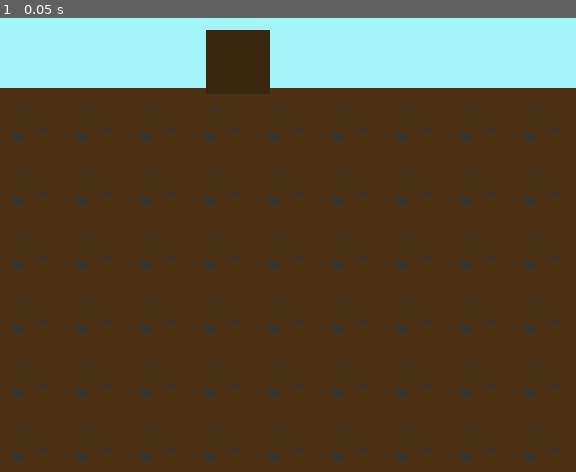
Above: before the commit, frame 1.
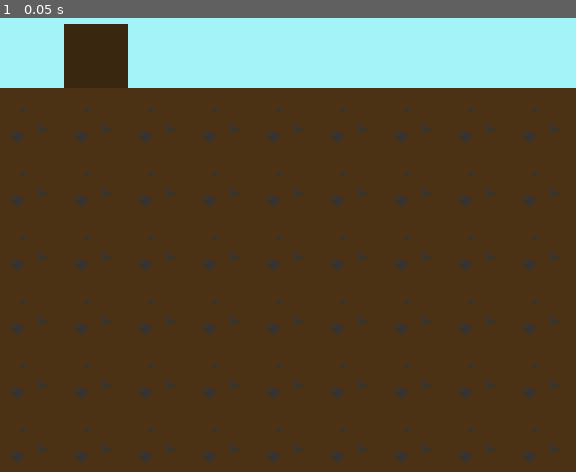
Above: after the commit, the same moment.

Repository: the-alex-g/LD48
Game: Godot game, scene res://Main/Main.tscn
The game is run twice, just before and just after one commit, with the same random seed, the same clock (stepped at 60 frames per second) and the same inputs.
Inputs:
- Up to frame 1 (0.05 s): no input

The runs differ from the first frame. In frame 1, 3.0% of the frame differs, in the area x 11-47%, y 1-16%.

Commit message:
Add drill that mostly works

Diff:
--- a/project/CreatableItems/Drill.gd
+++ b/project/CreatableItems/Drill.gd
@@ -2,6 +2,7 @@
 extends Selectable
 
 # signals
+signal drill(location, drill)
 
 # enums
 
@@ -10,10 +11,12 @@
 # exported variables
 
 # variables
+var _mine_direction := Vector2.ZERO
 
 # onready variables
 onready var _mine_location := $MineLocation
 onready var _mine_direction_handler := $MineDirectionHandler
+onready var _tween := $Tween
 
 
 func _ready()->void:
@@ -32,7 +35,36 @@
 		Vector2.RIGHT:
 			new_direction = 3/4*PI
 	_mine_location.rotation = new_direction
+	_mine_direction = direction
+	_drill()
+	_deselect()
+
+
+func _drill()->void:
+	emit_signal("drill", _mine_location.get_global_transform().origin, self)
 
 
 func _on_Drill_selection_state_changed(selected:bool)->void:
 	_mine_direction_handler.enable(selected)
+
+
+func move()->void:
+	var offset := Vector2.ZERO
+	match _mine_direction:
+		Vector2.UP:
+			offset.y -= 32
+		Vector2.DOWN:
+			offset.y += 32
+		Vector2.RIGHT:
+			offset.x += 32
+		Vector2.LEFT:
+			offset.x -= 32
+	var left_margin := margin_left
+	var right_margin := margin_right
+	var bottom_margin := margin_bottom
+	var top_margin := margin_top
+	_tween.interpolate_property(self, "margin_left", null, left_margin+offset.x, 1.0)
+	_tween.interpolate_property(self, "margin_right", null, right_margin+offset.x, 1.0)
+	_tween.interpolate_property(self, "margin_top", null, top_margin+offset.y, 1.0)
+	_tween.interpolate_property(self, "margin_bottom", null, bottom_margin+offset.y, 1.0)
+	_tween.start()
--- a/project/CreatableItems/Drill.tscn
+++ b/project/CreatableItems/Drill.tscn
@@ -56,5 +56,7 @@
 __meta__ = {
 "_edit_use_anchors_": false
 }
+
+[node name="Tween" type="Tween" parent="."]
 [connection signal="selection_state_changed" from="." to="." method="_on_Drill_selection_state_changed"]
 [connection signal="mine_direction_changed" from="MineDirectionHandler" to="." method="_on_MineDirectionHandler_mine_direction_changed"]
--- a/project/CreatableItems/Selectable.gd
+++ b/project/CreatableItems/Selectable.gd
@@ -30,3 +30,8 @@
 	else:
 		_hovered = false
 		SelectionManager.hovered = null
+
+
+func _deselect()->void:
+	if selected:
+		SelectionManager.deselect()
--- a/project/Main/Main.gd
+++ b/project/Main/Main.gd
@@ -11,6 +11,7 @@
 
 # variables
 var _ignore
+var _drill_locations := {}
 
 # onready variables
 onready var _tile_map := $TileMap
@@ -20,5 +21,11 @@
 	_tile_map.generate_map(air_at_top)
 
 
-func _mine_at(mining_position:Vector2)->void:
-	_tile_map.mine(mining_position)
+func _on_Drill_drill(location:Vector2, drill:Drill)->void:
+	var map_location:Vector2 = _tile_map.mine(location)
+	_drill_locations[map_location] = drill
+
+
+func _on_TileMap_tile_destroyed(tile_position:Vector2)->void:
+	var drill:Drill = _drill_locations[tile_position]
+	drill.move()
--- a/project/Main/Main.tscn
+++ b/project/Main/Main.tscn
@@ -23,7 +23,9 @@
 script = ExtResource( 2 )
 
 [node name="Drill" parent="." instance=ExtResource( 4 )]
-margin_left = 103.45
-margin_top = 67.4093
-margin_right = 135.45
-margin_bottom = 99.4093
+margin_left = 32.0
+margin_top = 64.0
+margin_right = 64.0
+margin_bottom = 96.0
+[connection signal="tile_destroyed" from="TileMap" to="." method="_on_TileMap_tile_destroyed"]
+[connection signal="drill" from="Drill" to="." method="_on_Drill_drill"]
--- a/project/Main/TileMap.gd
+++ b/project/Main/TileMap.gd
@@ -1,6 +1,7 @@
 extends TileMap
 
 # signals
+signal tile_destroyed(tile_position)
 
 # enums
 
@@ -32,9 +33,10 @@
 	_screensize_as_cells = _screensize/CELL_SIZE
 
 
-func mine(mining_position:Vector2)->void:
+func mine(mining_position:Vector2)->Vector2:
 	var tile_position = world_to_map(mining_position)
 	_advance_tile(tile_position)
+	return tile_position
 
 
 func _advance_tile(tile_position:Vector2)->void:
@@ -53,13 +55,16 @@
 	tile_set.tile_get_texture(next_tile).set_current_frame(0)
 	var timer := Timer.new()
 	timer.wait_time = anim_length
-	_ignore = timer.connect("timeout", self, "_on_BreakTimer_timeout", [tile_position])
+	_ignore = timer.connect("timeout", self, "_on_BreakTimer_timeout", [tile_position, timer])
 	add_child(timer)
 	timer.start()
 
 
-func _on_BreakTimer_timeout(tile_position:Vector2)->void:
+func _on_BreakTimer_timeout(tile_position:Vector2, timer:Timer)->void:
+	timer.stop()
+	timer.queue_free()
 	set_cellv(tile_position, EMPTY_UNDERGROUND_TILE)
+	emit_signal("tile_destroyed", tile_position)
 
 
 func generate_map(below:int = 0)->void:
--- a/project/SelectionManager.gd
+++ b/project/SelectionManager.gd
@@ -26,7 +26,10 @@
 			selected.selected = true
 			selected.emit_signal("selection_state_changed", true)
 		elif event.button_index == BUTTON_RIGHT:
-			print("DESELECTED")
-			selected.selected = false
-			selected.emit_signal("selection_state_changed", false)
-			selected = null
+			deselect()
+
+
+func deselect()->void:
+	selected.selected = false
+	selected.emit_signal("selection_state_changed", false)
+	selected = null
